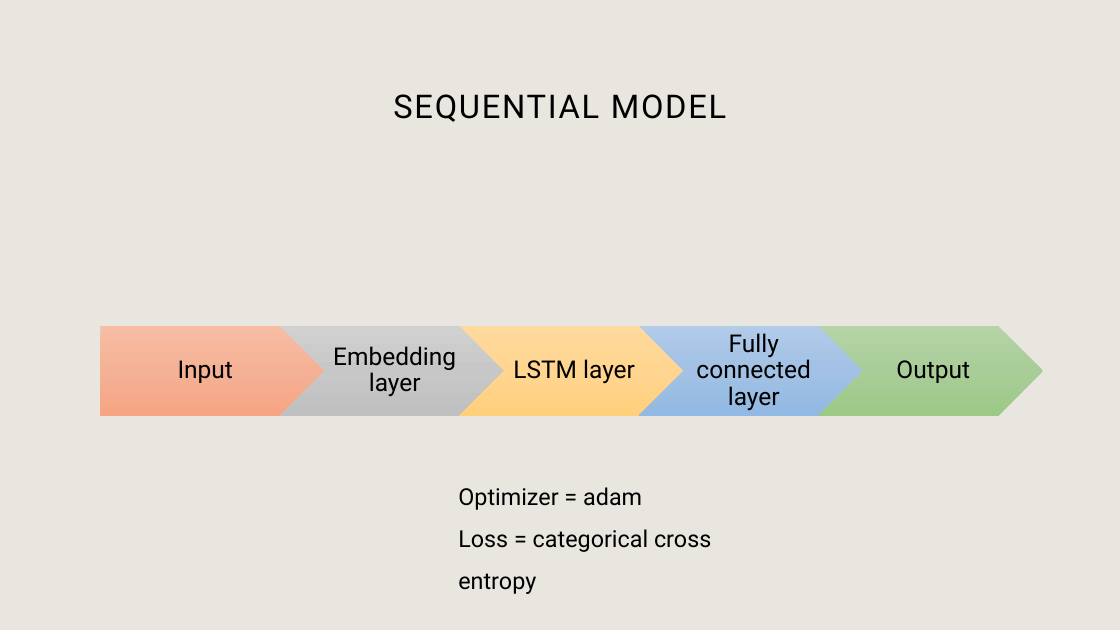
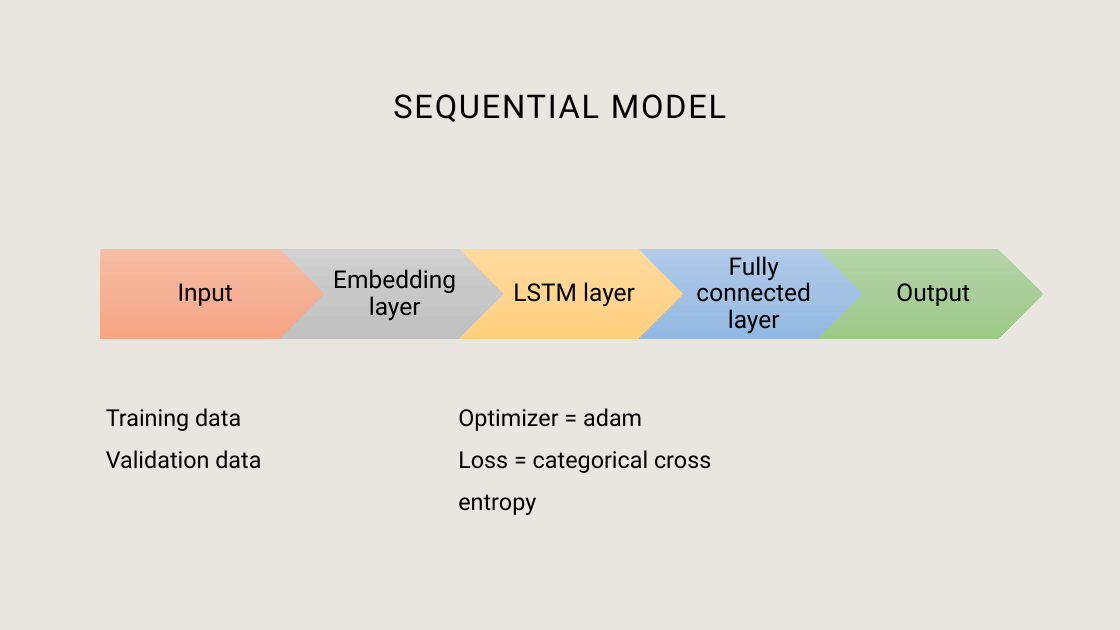
Before and after one commit to ngannk92/tweet_sentiment, a slide deck: slide 12 of tweet sentiment.pptx. Drawn at 1120x630 pixels with LibreOffice and Linux fonts; fonts in the diff are those of the drawing. Boxes give left, top, right and bottom in pixels: in the first picture for what was removed or moved away, otherwise in the second. Text is boxed around its words. In the diff, an @@ line names an element or a change of style, - is before the commit and + after.

```diff
--- a/tweet sentiment.pptx
+++ b/tweet sentiment.pptx
@@ 5 texts, 4 chevrons, 1 pentagon arrow: place and size @@
-5 texts, 4 chevrons, 1 pentagon arrow at [101,326,1043,416]
+5 texts, 4 chevrons, 1 pentagon arrow at [101,250,1043,339]
@@ text "Optimizer = adam": place and size @@
-text "Optimizer = adam" at [458,487,711,594]
+text "Optimizer = adam" at [458,408,711,515]
@@ text added at [106,408,261,469], 20 pt, text #000000 @@
+Training data
+Validation data
```
Also in this commit, not shown: 3 other slides changed, 1 slide added.
